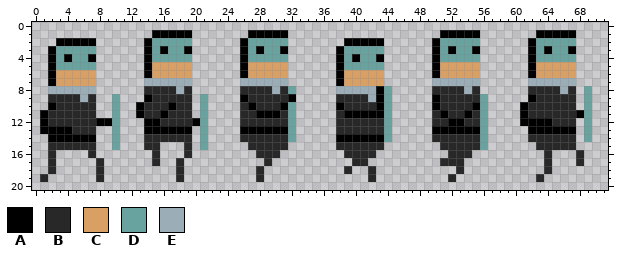
Sprite sheet: img/poli/walk.png. Above, as it was before the edit.
The file is 72x21 pixels.
Palette (. is transparent): A #000000  B #282828  C #d9a066  D #68a3a0  E #9badb7
Once edited:
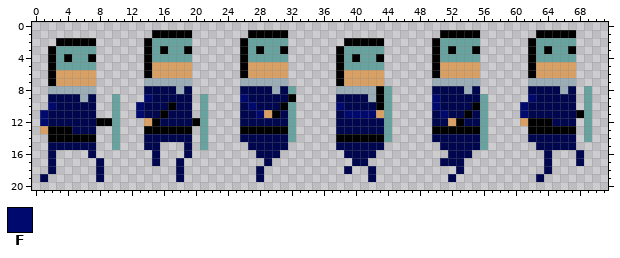
Colours new in this view: F #000a6e
Edits made:
Colour B changes from #282828 to #00074f.
Colour C replaces colour A in row 11 at x 29 and 43; in row 12 at x 14, 52 and 61; in row 13 at x 1.
Colour F replaces colour A in row 9 at x 14, 26, 50 and 62; in row 10 at x 2, 13, 27, 38, 50 and 61; in row 11 at x 1, 13, 28, 39 to 42, 51 and 61; in row 12 at x 1.
Pixel boxes of the changes (left, top, right, bottom) in both pictures:
changed: (136, 86, 192, 182)
changed: (240, 86, 288, 182)
changed: (432, 86, 480, 182)
changed: (520, 86, 584, 182)
changed: (40, 94, 104, 182)
changed: (336, 94, 384, 182)
